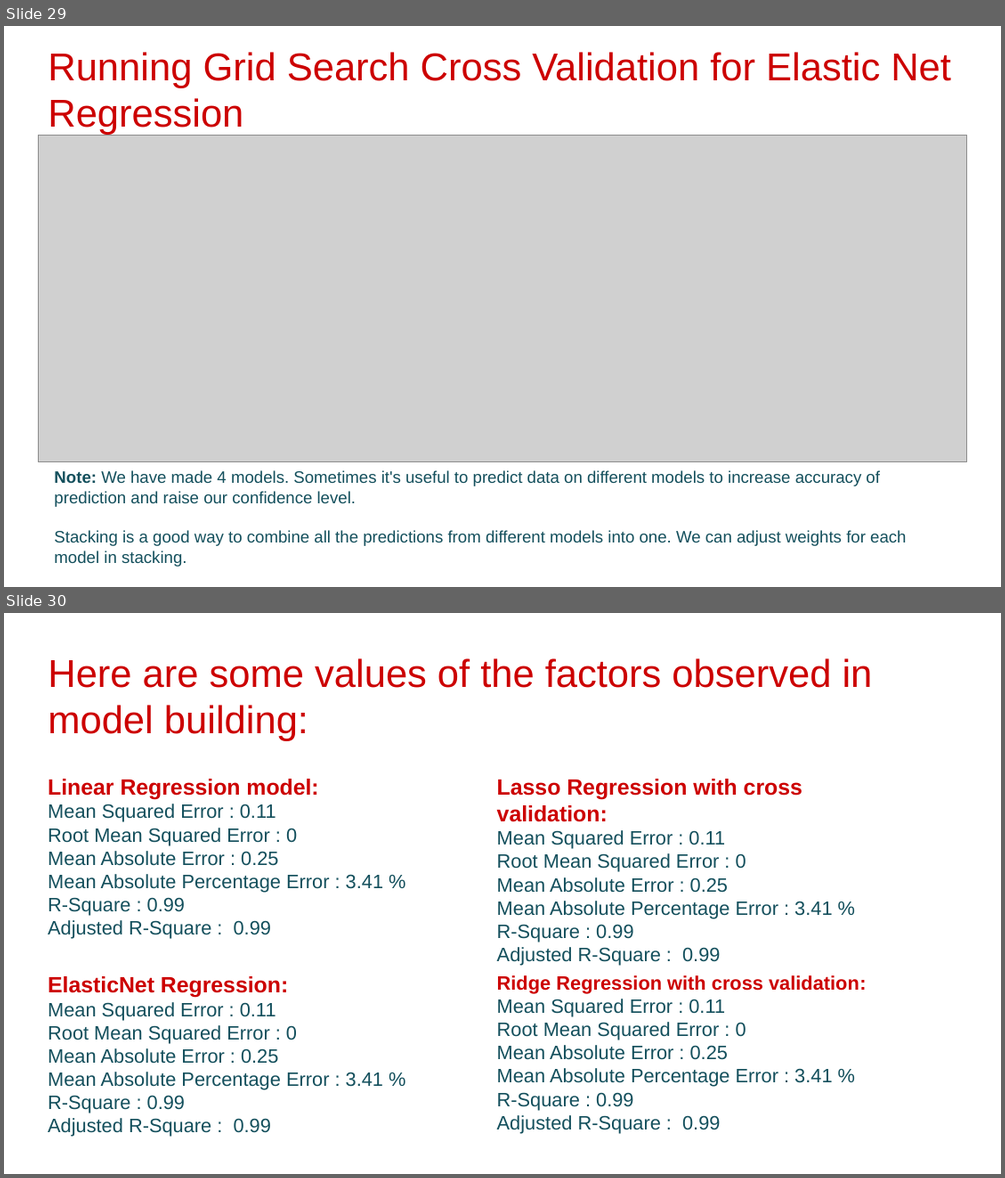
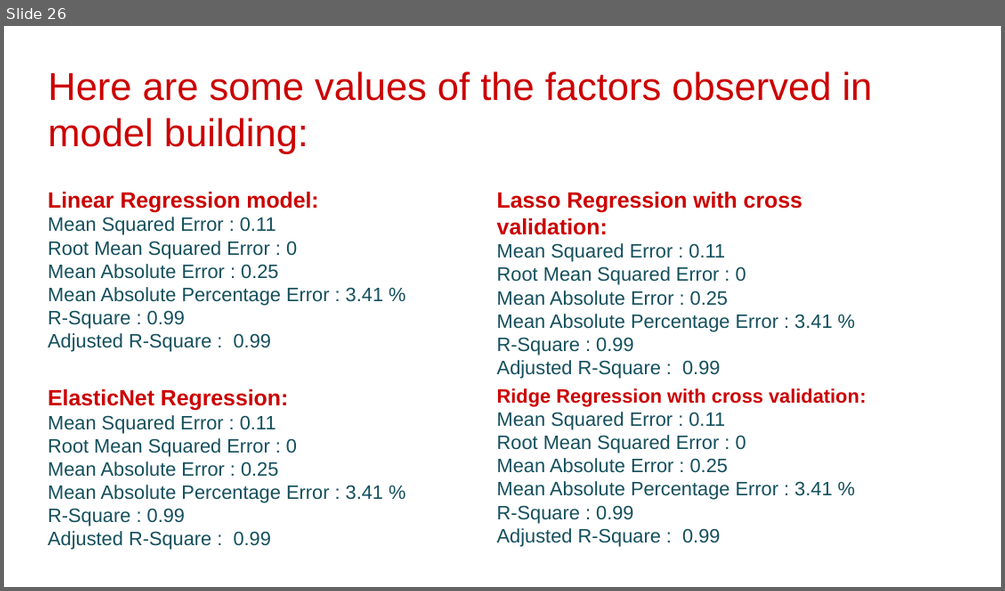
Before and after one commit to hrithikwel8/Rossmann_Sales_Prediction, a slide deck: Rossmann_Sales_Prediction_ppt.pptx. Shown one above the other, each under a label of ours: slides 29 and 30 before the commit, slide 26 after it. The pictures are 1005x1178 and 1005x591 pixels, drawn with LibreOffice and Linux fonts; fonts in the diff are those of the drawing; grey boxes stand for pictures; background and template pictures are left out. Boxes give left, top, right and bottom in pixels: in the first picture for what was removed or moved away, otherwise in the second. Text is boxed around its words. In the diff, an @@ line names an element or a change of style, - is before the commit and + after.

```diff
--- a/Rossmann_Sales_Prediction_ppt.pptx
+++ b/Rossmann_Sales_Prediction_ppt.pptx
@@ slide 29 removed at (4,26,1001,587), background #FFFFFF @@
@@ title removed at (48,52,951,135) @@
-Running Grid Search Cross Validation for Elastic Net Regression
@@ picture removed at (38,135,967,461) @@
@@ text removed at (54,470,906,566) @@
-Note: We have made 4 models. Sometimes it's useful to predict data on different models to increase accuracy of prediction and raise our confidence level.
-Stacking is a good way to combine all the predictions from different models into one. We can adjust weights for each model in stacking.
@@ what was slide 30 is now slide 26 @@
```
Also in this commit, not shown: 2 slides changed, 2 slides added, 4 other slides removed.
